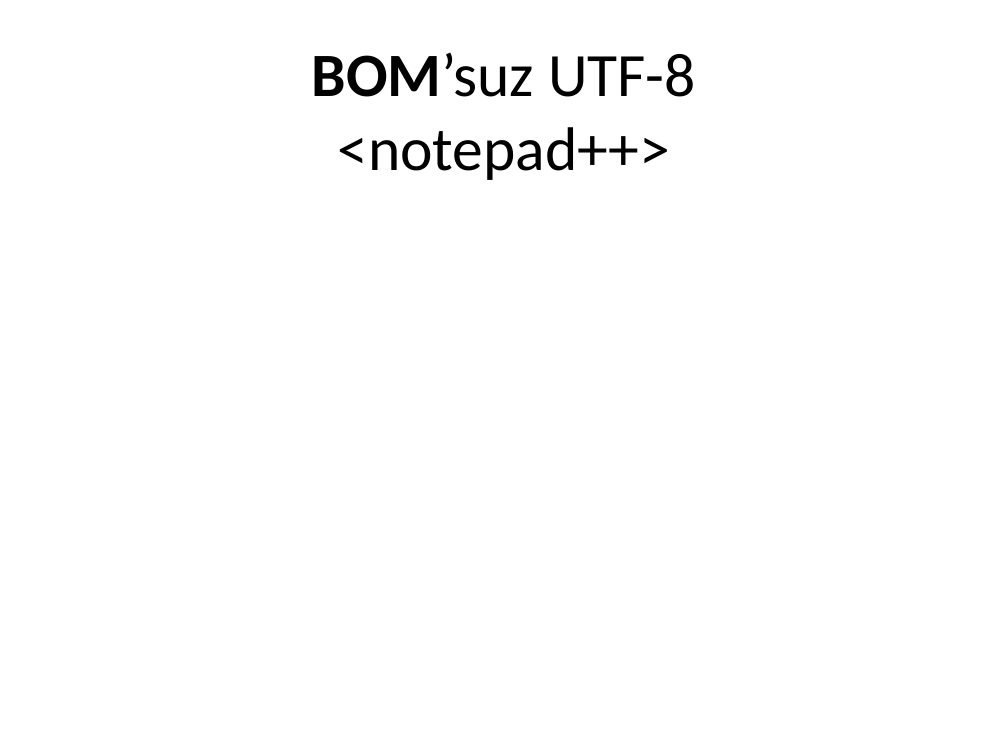
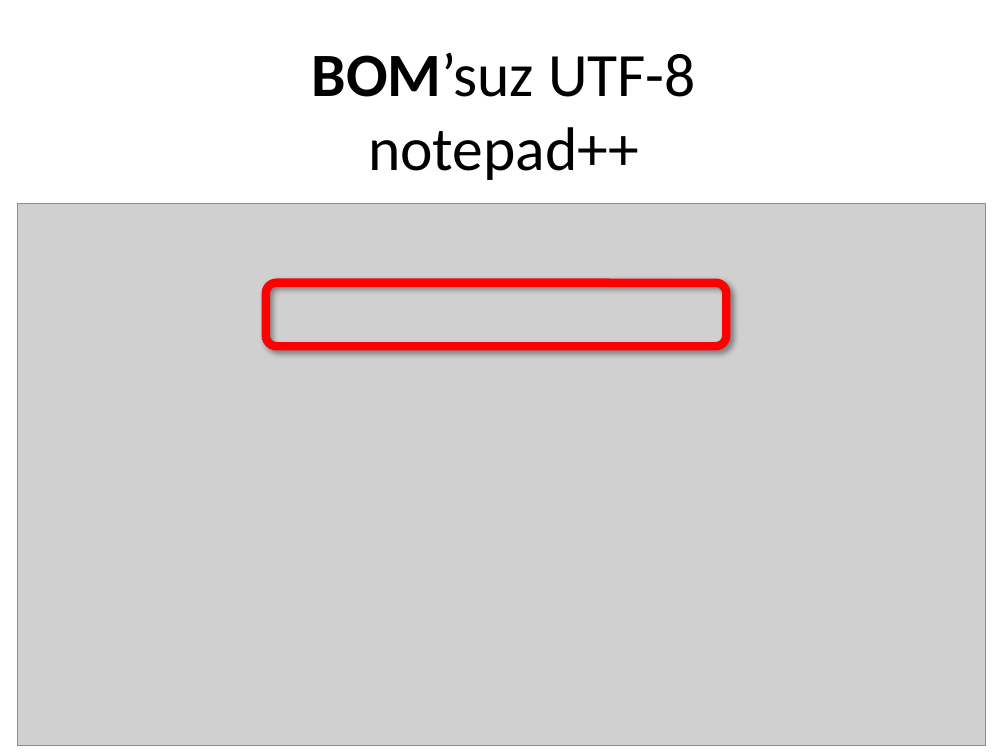
Before and after one commit to cemmerven/html, a slide deck: slide 15 of Html doküman yapısı.pptx (slide 14 before the commit). Drawn at 1008x756 pixels with LibreOffice and Linux fonts; fonts in the diff are those of the drawing; grey boxes stand for pictures. Boxes give left, top, right and bottom in pixels: in the first picture for what was removed or moved away, otherwise in the second. Text is boxed around its words. In the diff, an @@ line names an element or a change of style, - is before the commit and + after.

```diff
--- a/Html doküman yapısı.pptx
+++ b/Html doküman yapısı.pptx
@@ text at <box>368,127,639,180</box>: text changed @@
-<notepad++>
+notepad++
@@ picture added at <box>17,204,986,746</box> @@
@@ rounded rectangle added at <box>266,283,727,347</box>, outline #FF0000 6 pt @@
```
Also in this commit, not shown: 3 slides added, 3 other files.
